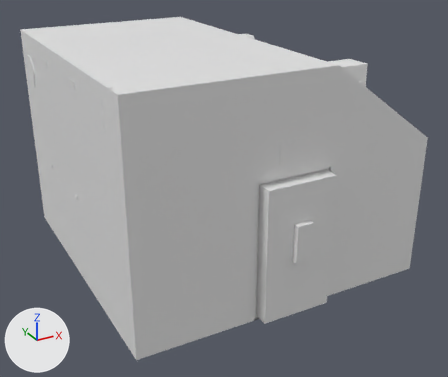
An edit to the glTF model public/base-new.gltf, drawn before and after from the same camera.
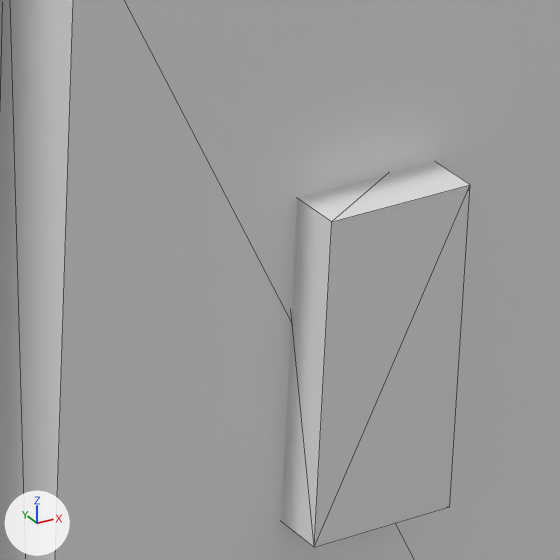
The first picture shows the older version from a 50 mm lens placed at (-4.57, -8.69, 5.32), pointed at (-0.01, -0.41, 1.18). The close-ups show both versions on the part from 58% to 72% of the width and 54% to 71% of the height of that picture; other places that the commit changed are outside them. Every picture has the same lights, and +X, +Y and +Z are marked at lower left. The close-ups show mesh edges as thin lines. Where no turn or scale is listed for an object, it has been applied to the vertices. Vertices at the same position are counted once.

The older version as bpy lines, for what is in view:
```python
me_cube_075 = bpy.data.meshes.new('Cube.075')
me_cube_075.from_pydata(...)  # 120 vertices, 184 faces; spans x -0.238..0.174, y -2.684..-2.206, z 0.834..1.408
me_room_mesh_001 = bpy.data.meshes.new('room_mesh.001')
me_room_mesh_001.from_pydata(...)  # 48 vertices, 92 faces; spans x -2.41..2.39, y -2.59..2.4, z 0.0..3.56
me_room_mesh_001.materials.append(mat_material_002)  # white #e7e7e7
ob_base_001 = bpy.data.objects.new('base.001', me_room_mesh_001)
ob_base_001.location = (0.0, 0.0, 0.0)
ob_cube_030 = bpy.data.objects.new('Cube.030', me_cube_075)
ob_cube_030.location = (0.0, 0.0, 0.107)
```
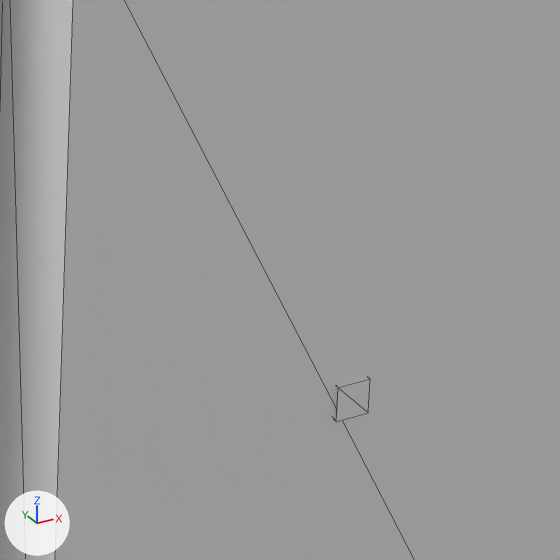
The change, as a list of edits to the scene's bpy script:
```text
Change me_cube_075:
    where me_cube_075.from_pydata(...)  # 120 vertices, 184 faces; spans x -0.238..0.174, y -2.684..-2.206, z 0.834..1.408
    used by ob_cube_030; location = (0.0, 0.0, 0.107)
    me_cube_075 part 1: a new loose piece, a box spanning x -1.0..1.0, y -1.0..1.0, z -1.0..1.0
    me_cube_075 part 2: the loose piece of 8 vertices spanning x -0.13..0.131, y -2.684..-2.542, z 0.834..1.408 is deleted
Change ob_cube_030:
    ob_cube_030.location: (0.0, 0.0, 0.107) -> (-0.006, -2.495, 1.129)
    ob_cube_030.scale: (1.0, 1.0, 1.0) -> (0.0306, 0.102, 0.0306)
```

Location of each change, (x1, y1, x2, y2) in pixels of the close-ups (560 x 560 px):
'Cube.030', reshaped, moved, rescaled
    before: (281, 162, 470, 547)
    after: (334, 377, 370, 422)
part 1 of me_cube_075, added
    after: (334, 377, 370, 422)
part 2 of me_cube_075, deleted
    before: (281, 162, 470, 547)
